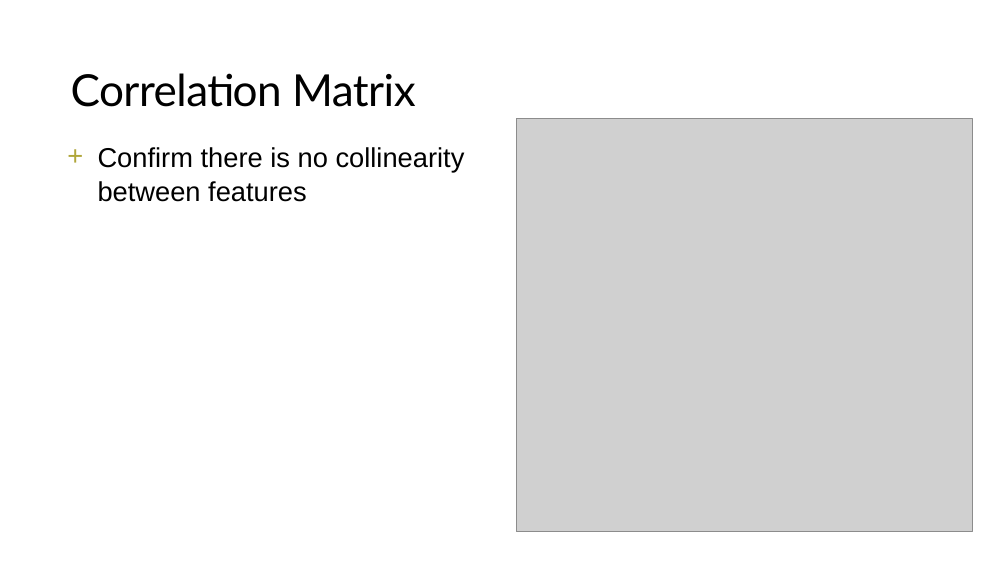
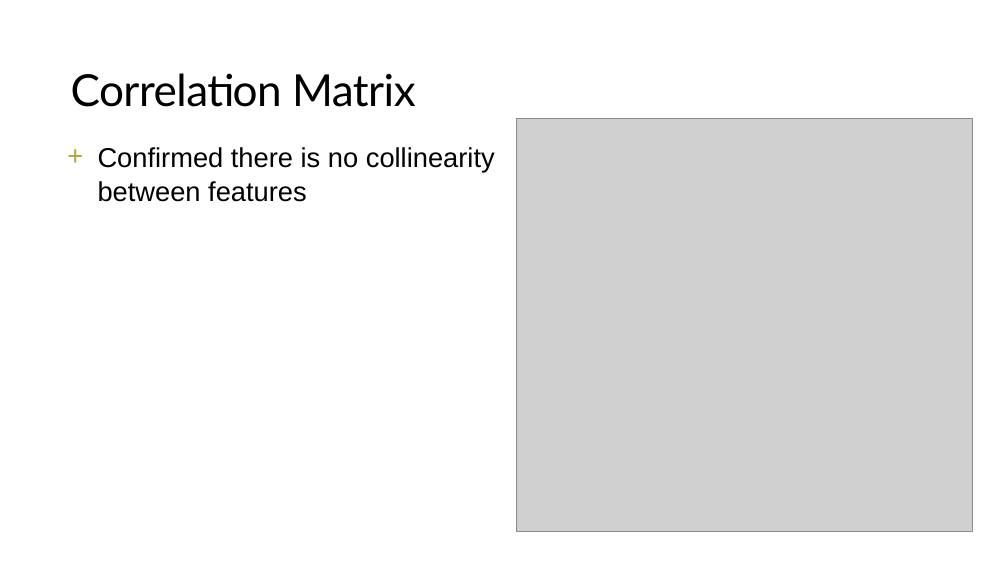
Before and after one commit to alecs1523/telecom_customer_churn, a slide deck: slide 9 of customer_churn_anlaysis.pptx. Drawn at 1008x567 pixels with LibreOffice and Linux fonts; fonts in the diff are those of the drawing; grey boxes stand for pictures. Boxes give left, top, right and bottom in pixels: in the first picture for what was removed or moved away, otherwise in the second. Text is boxed around its words. In the diff, an @@ line names an element or a change of style, - is before the commit and + after.

```diff
--- a/customer_churn_anlaysis.pptx
+++ b/customer_churn_anlaysis.pptx
@@ text at [98, 147, 495, 202]: text changed @@
-+ Confirm there is no collinearity between features
++ Confirmed there is no collinearity between features
```
Also in this commit, not shown: 9 other slides changed, 1 slide added, 2 other files.
